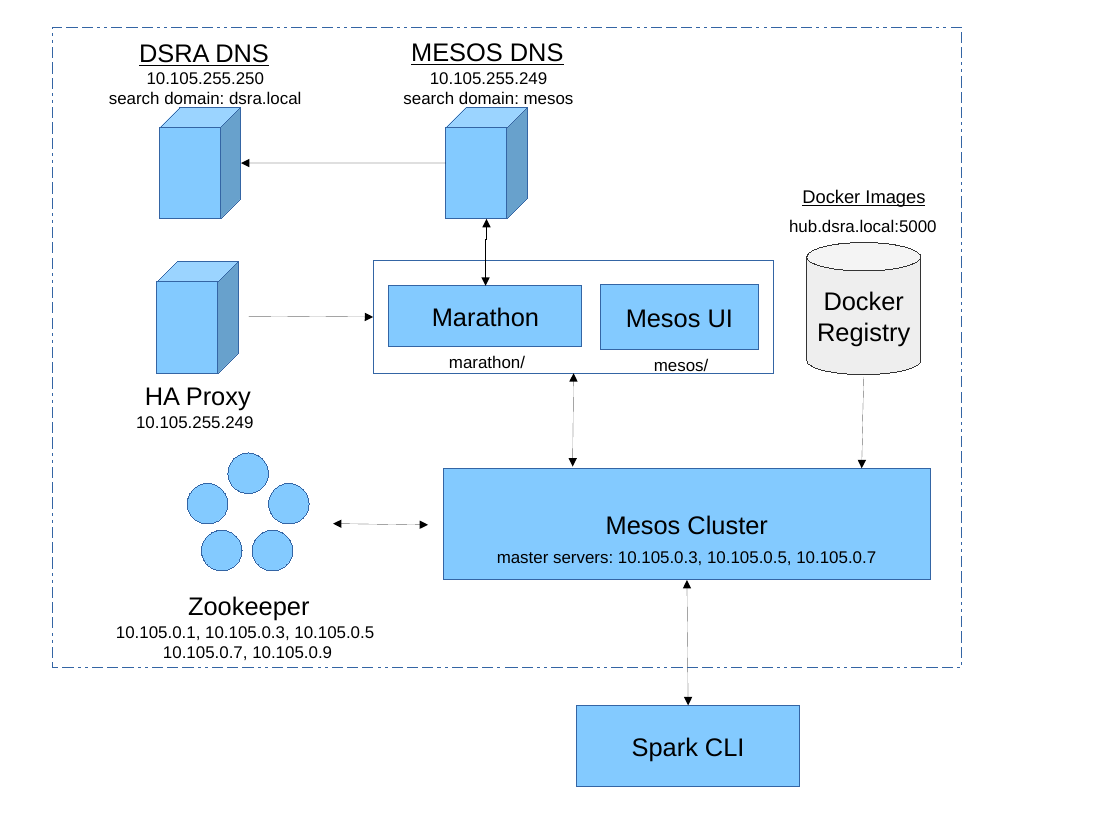
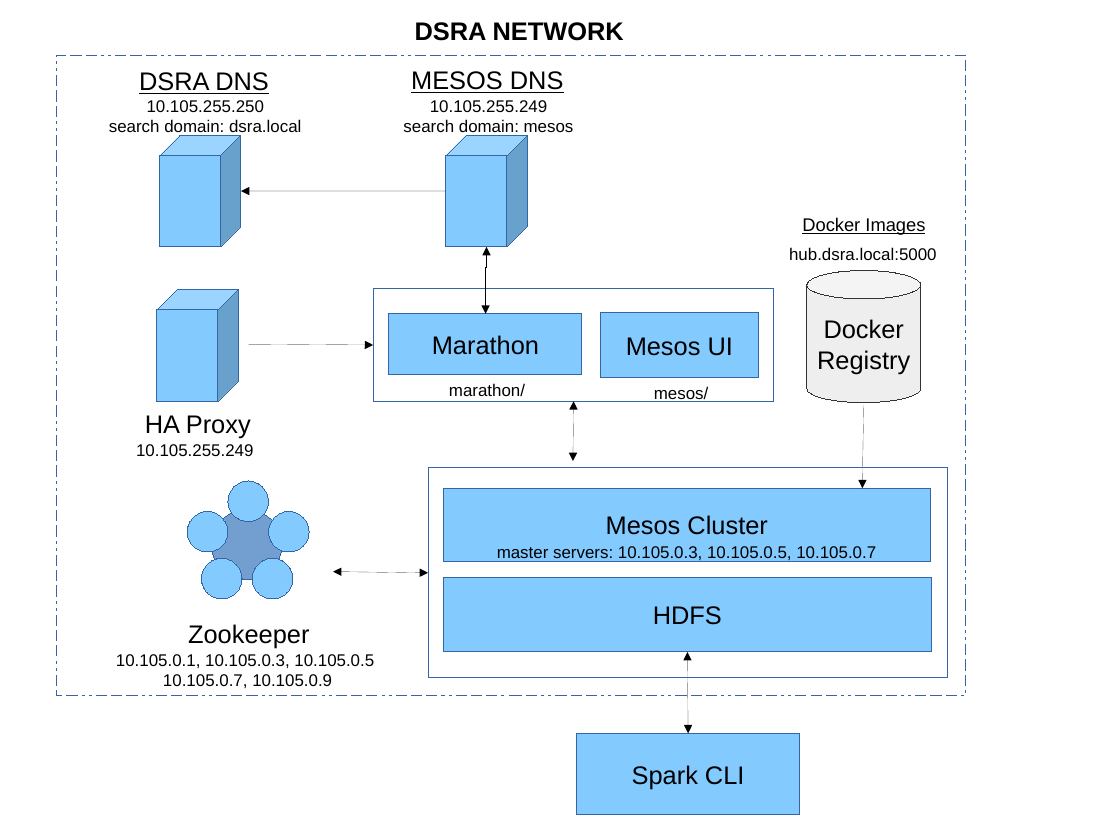
Before and after one commit to aglahe/dsra-dcos, a slide deck: slide 1 of docs/architecture.odp. Drawn at 1120x840 pixels with LibreOffice and Linux fonts; fonts in the diff are those of the drawing. Boxes give left, top, right and bottom in pixels: in the first picture for what was removed or moved away, otherwise in the second. Text is boxed around its words. In the diff, an @@ line names an element or a change of style, - is before the commit and + after.

Commit message:
Latest documentation changes

```diff
--- a/docs/architecture.odp
+++ b/docs/architecture.odp
@@ text added at bbox=[415, 22, 624, 41], 18 pt, text #000000, bold @@
+DSRA NETWORK
@@ rectangle: place and size @@
-rectangle at bbox=[53, 27, 962, 668]
+rectangle at bbox=[57, 56, 967, 696]
@@ 5 texts, 4 rectangles, 3 cubes, 2 arrows, 1 ellipse, 1 elbow double arrow: place and size @@
-5 texts, 4 rectangles, 3 cubes, 2 arrows, 1 ellipse, 1 elbow double arrow at bbox=[158, 43, 937, 787]
+5 texts, 4 rectangles, 3 cubes, 2 arrows, 1 ellipse, 1 elbow double arrow at bbox=[158, 71, 937, 815]
@@ double arrow moved from (574, 373) - (573, 466) to (574, 401) - (573, 461) @@
@@ arrow moved from (864, 377) - (862, 469) to (864, 405) - (863, 489) @@
@@ rectangle added at bbox=[428, 468, 947, 678], outline #3465A4 0 pt @@
@@ pentagon added at bbox=[205, 501, 288, 579], fill #729FCF, outline #3465A4 0 pt @@
@@ rectangle "Mesos Cluster": place and size @@
-rectangle "Mesos Cluster" at bbox=[443, 469, 931, 580]
+rectangle "Mesos Cluster" at bbox=[443, 489, 931, 562]
@@ text "master servers: 10.105.0.3, 10.105.0.5, 10.105.0.7": place and size @@
-text "master servers: 10.105.0.3, 10.105.0.5, 10.105.0.7" at bbox=[497, 551, 876, 565]
+text "master servers: 10.105.0.3, 10.105.0.5, 10.105.0.7" at bbox=[497, 546, 876, 562]
@@ 7 texts, 4 ellipses, 1 cylinder: place and size @@
-7 texts, 4 ellipses, 1 cylinder at bbox=[109, 44, 921, 660]
+7 texts, 4 ellipses, 1 cylinder at bbox=[109, 72, 921, 688]
@@ double arrow moved from (333, 523) - (428, 525) to (333, 572) - (428, 573) @@
@@ rectangle added at bbox=[443, 577, 932, 652], fill #83CAFF, outline #3465A4 0 pt, 18 pt, text #000000 @@
+HDFS
@@ double arrow moved from (688, 705) - (687, 580) to (688, 734) - (688, 652) @@
```
